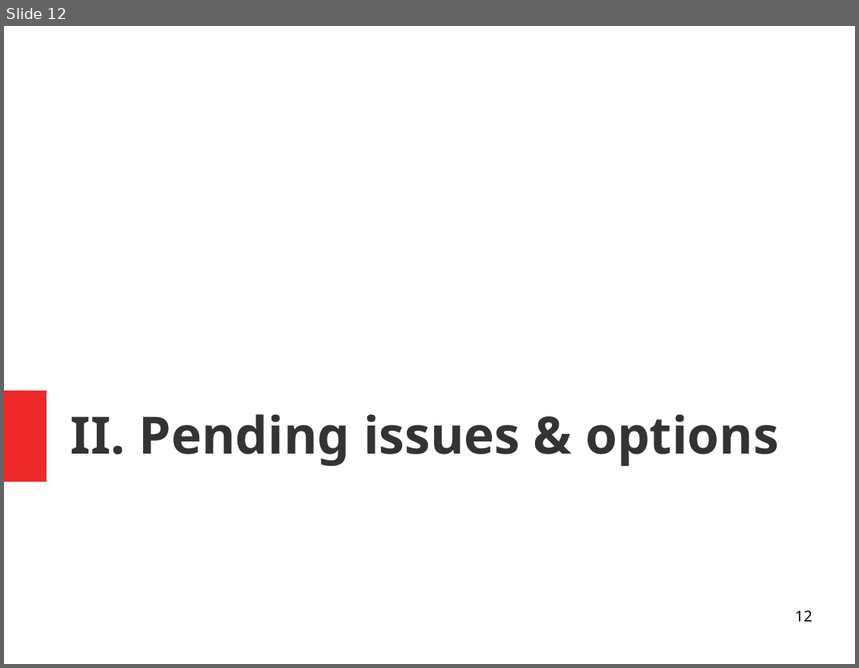
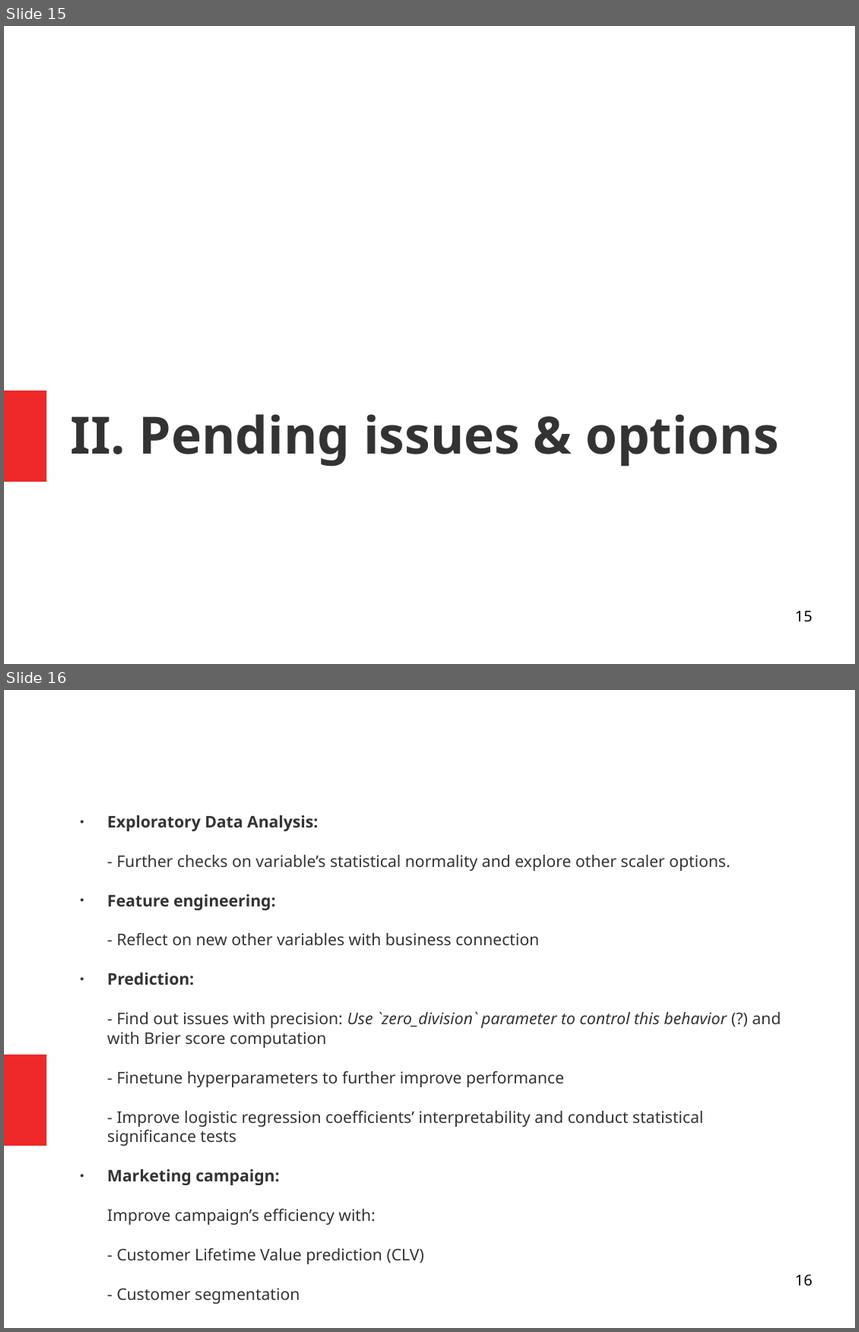
Before and after one commit to isabelpuche/Marketing_Analytics, a slide deck: ppt_100421.odp. Shown one above the other, each under a label of ours: slide 12 before the commit, slides 15 and 16 after it. The pictures are 859x668 and 859x1332 pixels, drawn with LibreOffice and Linux fonts; fonts in the diff are those of the drawing. Boxes give left, top, right and bottom in pixels: in the first picture for what was removed or moved away, otherwise in the second. Text is boxed around its words. In the diff, an @@ line names an element or a change of style, - is before the commit and + after.

```diff
--- a/ppt_100421.odp
+++ b/ppt_100421.odp
@@ slide 16 added at box(4, 690, 855, 1328), background #FFFFFF; not listed: 1 template element that a slide beside it also shows @@
@@ text added at box(107, 815, 781, 1265), 15 pt, text #333333 @@
+● Exploratory Data Analysis:
+- Further checks on variable’s statistical normality and explore other scaler options.
+● Feature engineering:
+- Reflect on new other variables with business connection
+● Prediction:
+- Find out issues with precision: Use `zero_division` parameter to control this behavior (?) and with Brier score computation
+- Finetune hyperparameters to further improve performance
+- Improve logistic regression coefficients’ interpretability and conduct statistical significance tests
+● Marketing campaign:
+Improve campaign’s efficiency with:
+- Customer Lifetime Value prediction (CLV)
+- Customer segmentation
@@ page number added at box(795, 1274, 813, 1287), 14 pt, text #000000 @@
+16
@@ what was slide 12 is now slide 15 @@
@@ page number at box(795, 611, 813, 623): text changed @@
-12
+15
```
Also in this commit, not shown: 2 slides changed, 10 other slides added, 10 slides removed, 3 other files.
